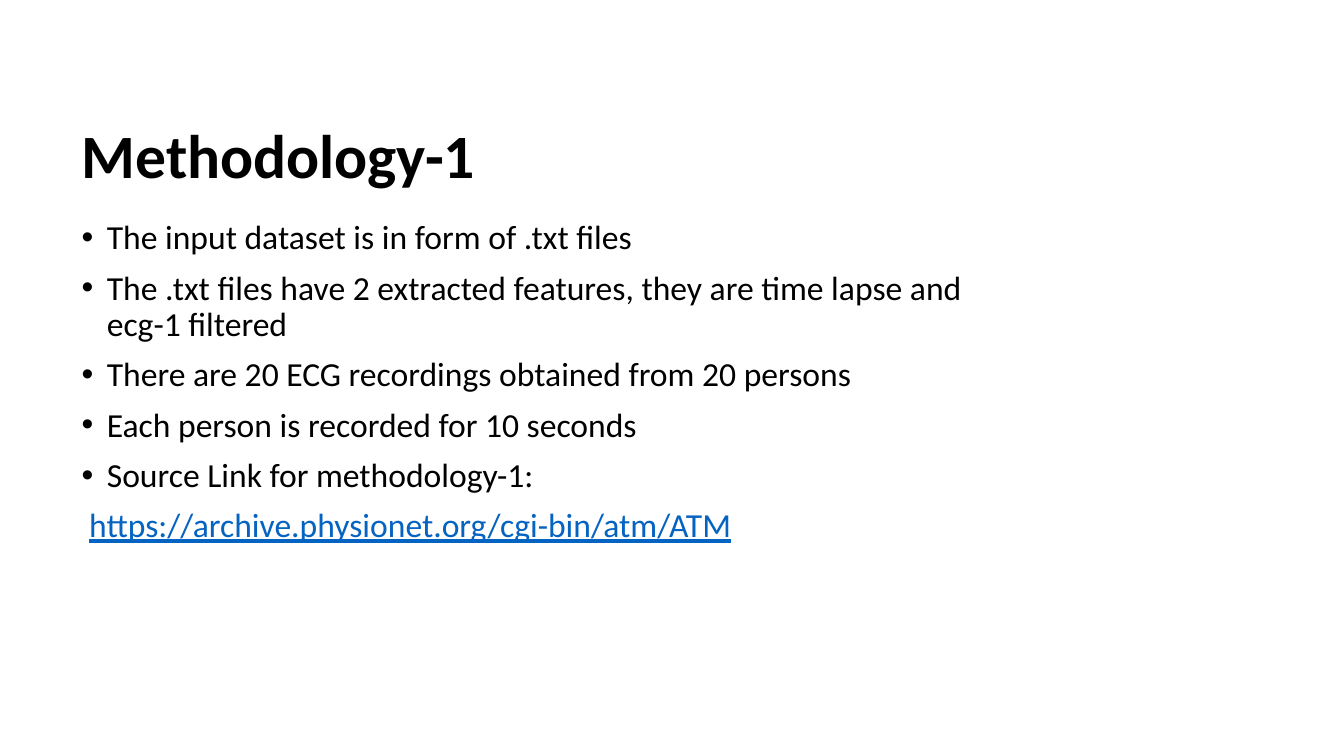
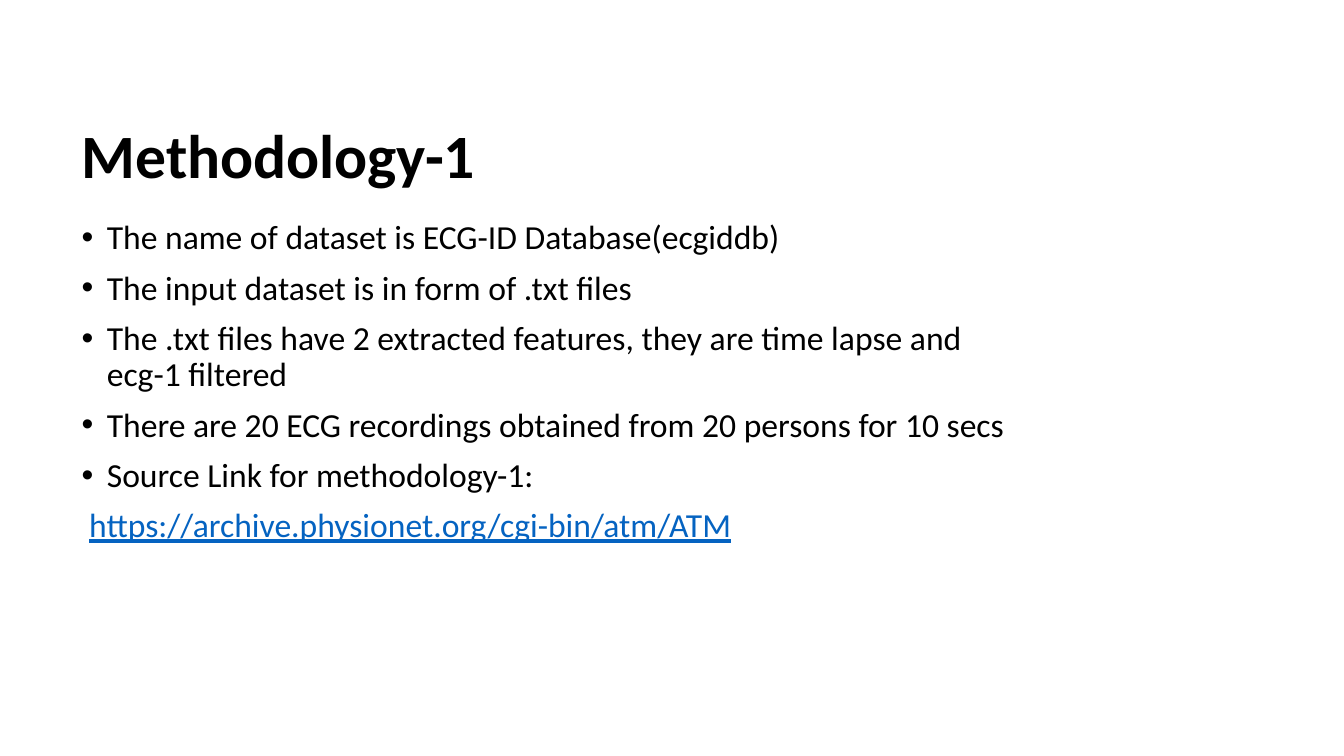
Before and after one commit to uma0441/TwoFactorAuthentication, a slide deck: slide 10 of Mid Term (1).pptx. Drawn at 1344x756 pixels with LibreOffice and Linux fonts; fonts in the diff are those of the drawing. Boxes give left, top, right and bottom in pixels: in the first picture for what was removed or moved away, otherwise in the second. Text is boxed around its words. In the diff, an @@ line names an element or a change of style, - is before the commit and + after.

```diff
--- a/Mid Term (1).pptx
+++ b/Mid Term (1).pptx
@@ text at (x1=107, y1=224, x2=780, y2=255): paragraph added @@
+• The name of dataset is ECG-ID Database(ecgiddb)
@@ text at (x1=107, y1=413, x2=1004, y2=443): text changed @@
-• There are 20 ECG recordings obtained from 20 persons
-• Each person is recorded for 10 seconds
+• There are 20 ECG recordings obtained from 20 persons for 10 secs
```
Also in this commit, not shown: 4 other slides changed, 2 slides added, 3 slides removed, 1 other file.
